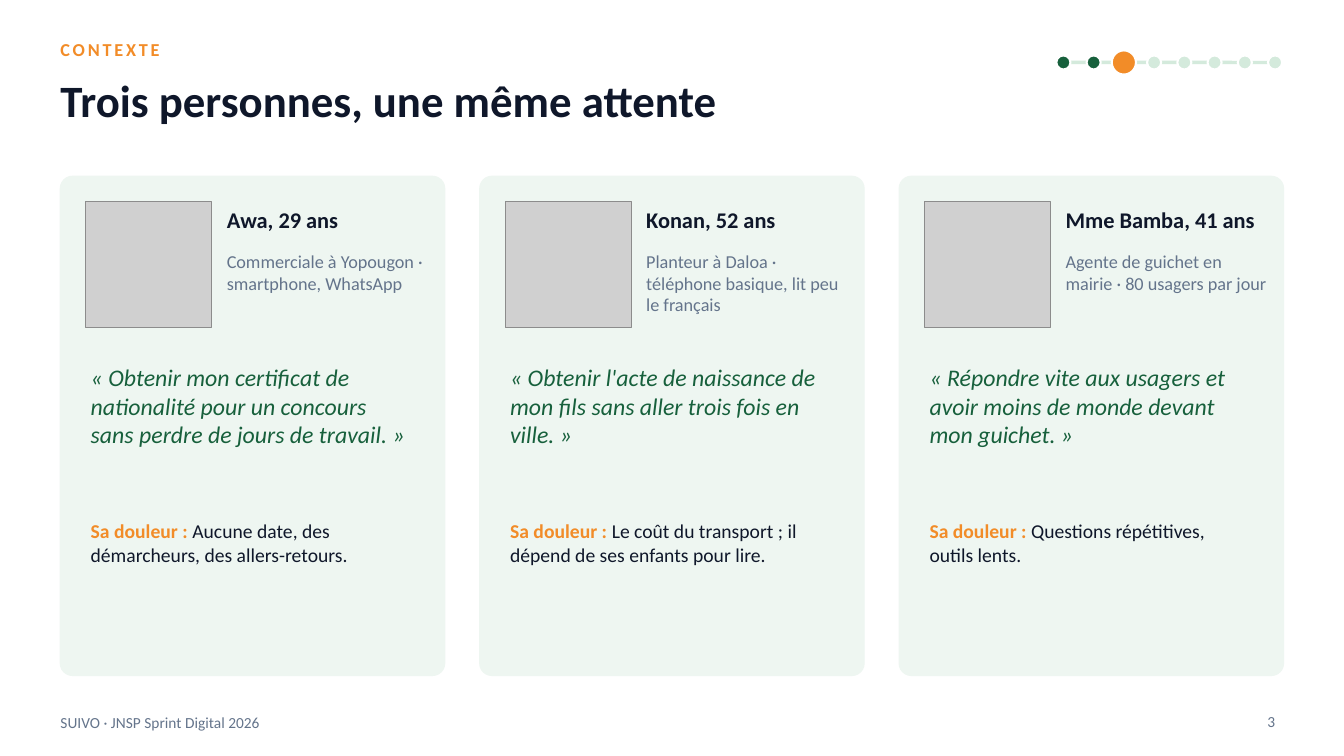
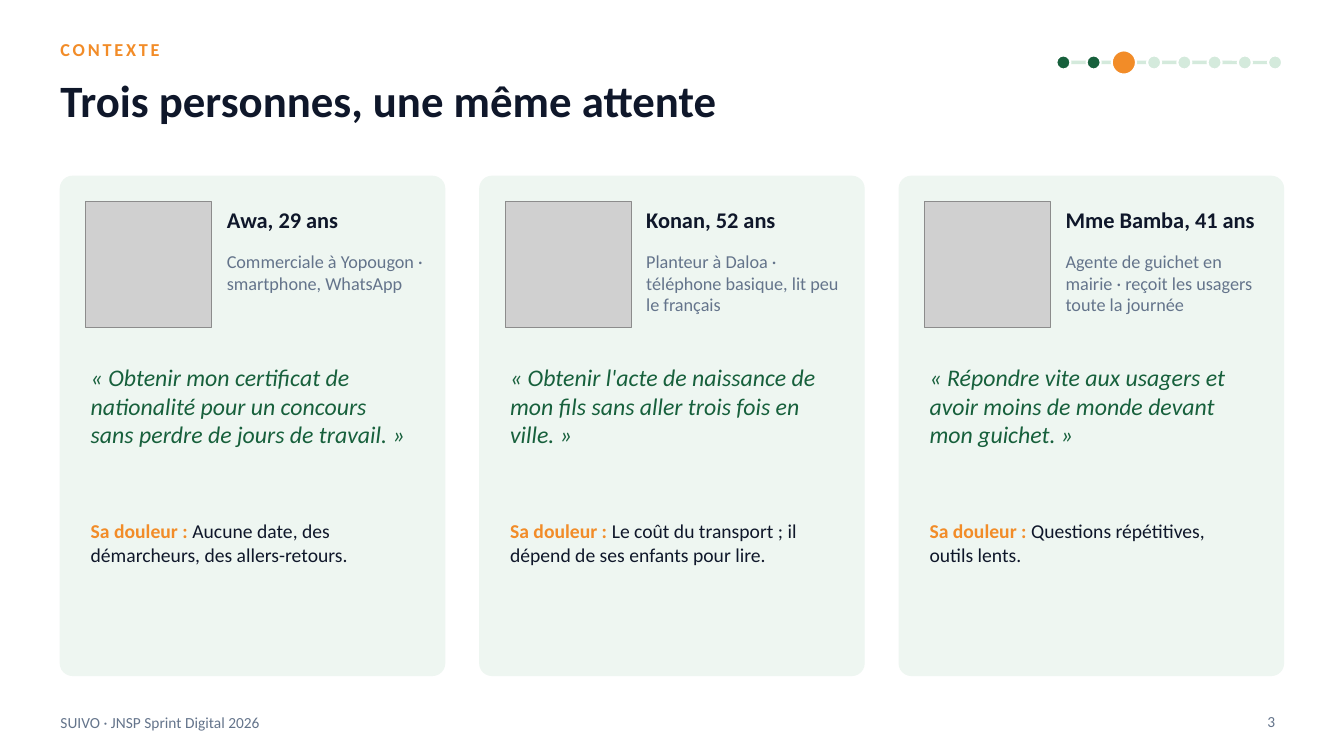
Before and after one commit to karl94/blog, a slide deck: slide 3 of jnsp-sprint-digital/08-pitch-deck/SUIVO-pitch-illustre.pptx. Drawn at 1344x756 pixels with LibreOffice and Linux fonts; fonts in the diff are those of the drawing; grey boxes stand for pictures. Boxes give left, top, right and bottom in pixels: in the first picture for what was removed or moved away, otherwise in the second. Text is boxed around its words. In the diff, an @@ line names an element or a change of style, - is before the commit and + after.

```diff
--- a/jnsp-sprint-digital/08-pitch-deck/SUIVO-pitch-illustre.pptx
+++ b/jnsp-sprint-digital/08-pitch-deck/SUIVO-pitch-illustre.pptx
@@ text at bbox=[1066, 255, 1252, 314]: text changed @@
-Agente de guichet en mairie · 80 usagers par jour
+Agente de guichet en mairie · reçoit les usagers toute la journée
```
Also in this commit, not shown: 4 other slides changed, 1 slide added, 1 slide removed, 7 other files.
